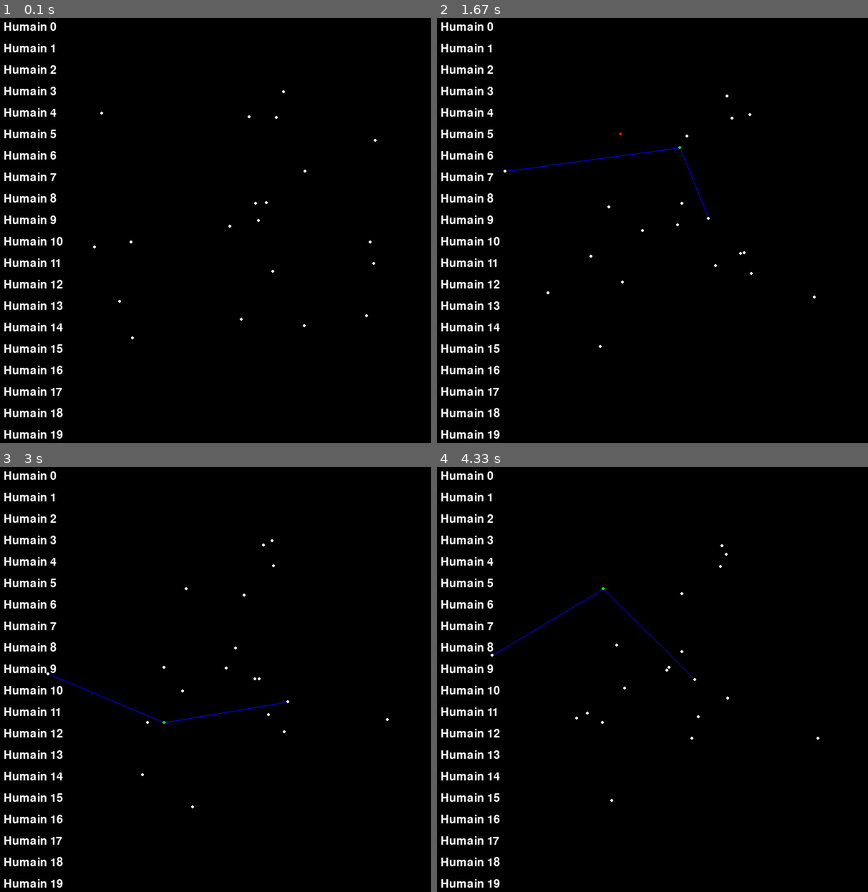
Above: before the commit, frames 1-4 (two rows, left to right).
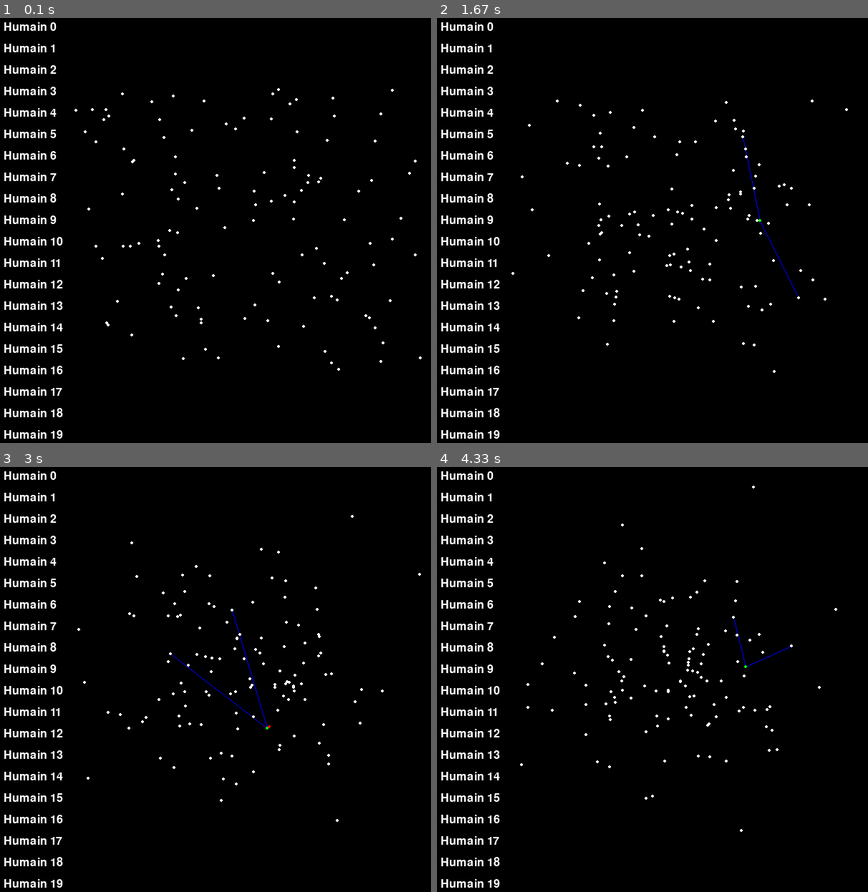
Above: after the commit, the same moments.

Repository: Mochacinno/crowd-simulation
Game: pygame game, started from import pygame.py
Same seed, same stepped clock (60 frames per second), same inputs: the game is played once before the commit and once after it.
Inputs (mouse positions are in pixels of both pictures, inside the frame that each line leads up to):
- Up to frame 1 (0.1 s): no input
- Up to frame 2 (1.67 s): click "Humain 0" at 0.38 s; click "Humain 1" at 0.72 s; click "Humain 2" at 1.05 s; click "Humain 6" at 1.38 s
- Up to frame 3 (3 s): click "Humain 0" at 1.72 s; click "Humain 3" at 2.05 s; click "Humain 4" at 2.38 s
- Up to frame 4 (4.33 s): click (501, 581) at 3.22 s; click "Humain 6" at 3.55 s

The runs differ from the first frame. In frame 1, 0.4% of the frame differs, in the area x 17-98%, y 16-83%; in frame 2, 0.6%; in frame 3, 0.6%, in the area x 10-98%, y 11-84%; in frame 4, 0.6%.

Commit message:
tolerance

Diff:
--- /dev/null
+++ b/Forme poisson.py
@@ -0,0 +1,66 @@
+import pygame
+import sys
+import math
+
+# Initialisation de Pygame
+pygame.init()
+clock = pygame.time.Clock()
+screen_width, screen_height = 800, 600
+screen = pygame.display.set_mode((screen_width, screen_height))
+pygame.display.set_caption("Poisson Mobile")
+
+# Couleurs
+white = (255, 255, 255)
+black = (0, 0, 0)
+
+# Position et angle du poisson
+fish_pos = [400, 300]  # Position initiale du poisson
+fish_angle = 0         # Angle initial du poisson
+
+# Vitesse de déplacement
+speed = 5
+
+while True:
+    for event in pygame.event.get():
+        if event.type == pygame.QUIT:
+            pygame.quit()
+            sys.exit()
+
+    # Gestion des touches pour le mouvement
+    keys = pygame.key.get_pressed()
+    if keys[pygame.K_LEFT]:
+        fish_angle += 5  # Tourner à gauche
+    if keys[pygame.K_RIGHT]:
+        fish_angle -= 5  # Tourner à droite
+    if keys[pygame.K_UP]:
+        # Calculer le déplacement en fonction de l'angle
+        fish_pos[0] += speed * math.cos(math.radians(fish_angle))
+        fish_pos[1] += speed * math.sin(math.radians(fish_angle))
+
+    # Remplir l'écran avec une couleur (noir ici)
+    screen.fill(black)
+
+    # Dessiner le poisson
+    # Corps du poisson (cercle)
+    circle_radius = 20
+    pygame.draw.circle(screen, white, (int(fish_pos[0]), int(fish_pos[1])), circle_radius)
+
+    # Calculer les points du triangle (queue du poisson)
+    triangle_length = 50  # Longueur de la queue
+
+    # Largeur de la queue
+
+    # Points du triangle
+    point1 = (fish_pos[0], fish_pos[1]+circle_radius*1.02)  # Point gauche (attaché au corps)
+    point2 = (fish_pos[0], fish_pos[1] - circle_radius*1.02)  # Point haut
+    point3 = (fish_pos[0]-triangle_length, fish_pos[1])  # Point bas
+
+
+    # Dessiner le triangle
+    pygame.draw.polygon(screen, white, [point1, point2, point3])
+
+    # Mettre à jour l'affichage
+    pygame.display.flip()
+
+    # Limiter la vitesse de la boucle
+    clock.tick(60)
--- a/import pygame.py
+++ b/import pygame.py
@@ -23,7 +23,7 @@
     def __init__(self, x, y, id):
         self.id = id
         self.pos = np.array([x, y])
-
+        self.tolerance = 1
         self.cible1 = None      # Instance de cible 1
         self.pos_percue_cible1 = (0,0) # Position percue par l'humain
         self.cible2 = None
@@ -50,7 +50,7 @@
 
         return self.destination
 
-    def trouve_mur_limite(self):
+    def trouve_mur_collision(self):
         mur_haut = [np.array([0,0]), np.array([800,0])]     # [position d'1 point , vecteur directeur non normalisé]
         mur_bas = [np.array([0,600]), np.array([800,0])]
         mur_gauche = [np.array([0,0]), np.array([0,600])]
@@ -67,14 +67,19 @@
                 trouve = True
             else :
                 i += 1
-        return liste_murs[i]
+        if trouve == True :
+            return liste_murs[i]
+        else :
+            return None
 
 
     def calculer_etat_suivant(self):
         # tous les gens bougent en meme temps au lieu que humain1 bouge, qui donc modifie la position pour qqn qui a le cible de humain1
+
         vect_dir = self.calculer_destination() - self.pos
-        self.pos = self.pos + vect_dir / np.linalg.norm(vect_dir)
-        dict_pos_suiv[self.id] = self.pos
+        if np.linalg.norm(vect_dir) > self.tolerance : # Si on est assez loin de la cible on bouge
+            self.pos = self.pos + vect_dir / np.linalg.norm(vect_dir)
+            dict_pos_suiv[self.id] = self.pos
 
     def afficher(self, highlight=False):
         if highlight:
@@ -163,7 +168,7 @@
 interface = Interface()
 
 # Création des gens
-for i in range(20):
+for i in range(120):
     humain = Humain(randint(100,600),randint(100,500), i)
     dict_humains[i] = humain
     dict_pos[i] = humain.pos
